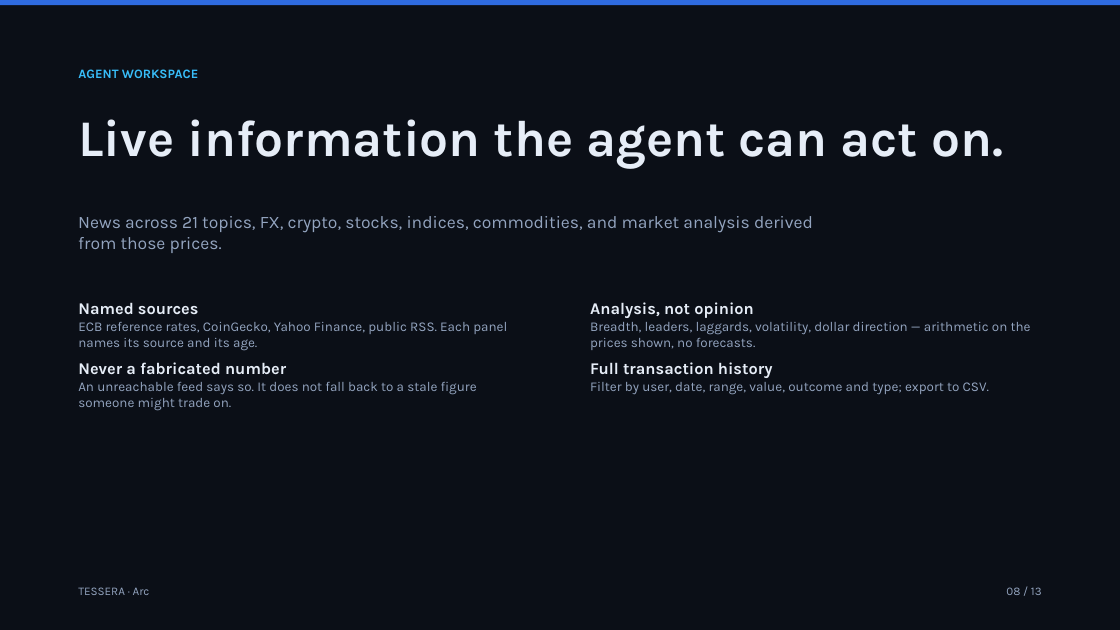
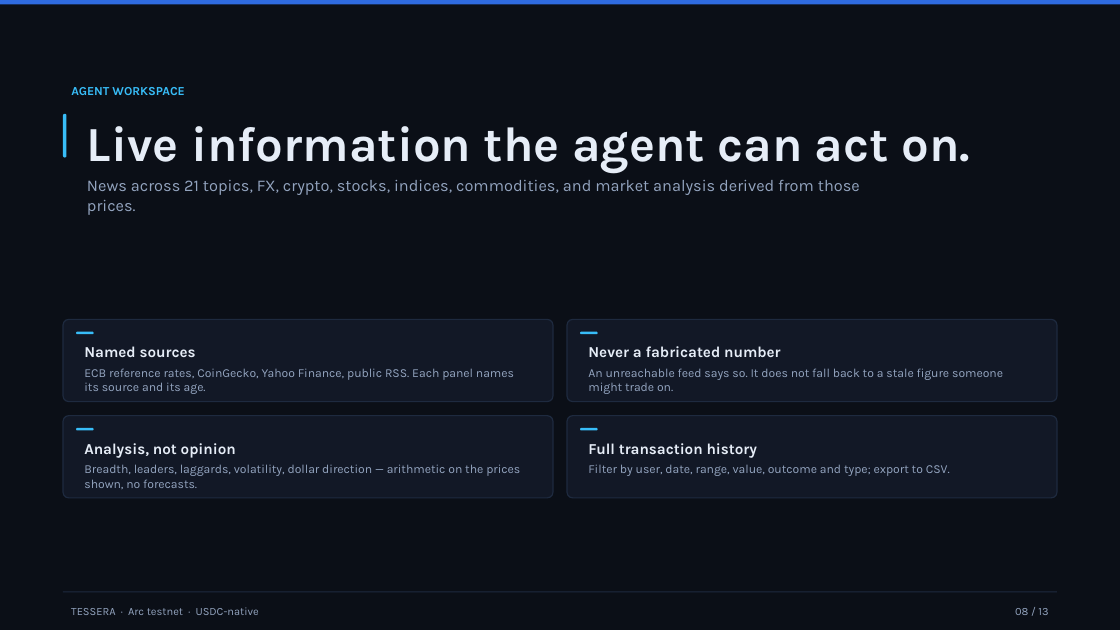
Before and after one commit to rgdtnhat/arc, a slide deck: slide 8 of docs/deck.pptx. Drawn at 1120x630 pixels with LibreOffice and Linux fonts; fonts in the diff are those of the drawing. Boxes give left, top, right and bottom in pixels: in the first picture for what was removed or moved away, otherwise in the second. Text is boxed around its words. In the diff, an @@ line names an element or a change of style, - is before the commit and + after.

```diff
--- a/docs/deck.pptx
+++ b/docs/deck.pptx
@@ text "AGENT WORKSPACE": place and size @@
-text "AGENT WORKSPACE" at <box>78,69,199,78</box>
+text "AGENT WORKSPACE" at <box>71,87,184,95</box>
@@ text "AGENT WORKSPACE" at <box>71,87,184,95</box>: size 11 to 10.5 pt @@
@@ rounded rectangle added at <box>63,113,66,157</box>, fill #38BDF8 @@
@@ text "Live information the agent can ...": place and size @@
-text "Live information the agent can ..." at <box>78,119,1003,169</box>
+text "Live information the agent can ..." at <box>87,126,970,173</box>
@@ text "Live information the agent can ..." at <box>87,126,970,173</box>: size 44 to 42 pt @@
@@ text "News across 21 topics, FX, ...": place and size @@
-text "News across 21 topics, FX, ..." at <box>78,216,813,253</box>
+text "News across 21 topics, FX, ..." at <box>87,180,860,215</box>
@@ text "News across 21 topics, FX, ..." at <box>87,180,860,215</box>: size 15 to 14 pt @@
@@ rounded rectangle added at <box>63,319,553,402</box>, fill #121826, outline #1E2A3F 1 pt @@
@@ rounded rectangle added at <box>567,319,1057,402</box>, fill #121826, outline #1E2A3F 1 pt @@
@@ text at <box>590,302,1031,350</box>: paragraphs removed @@
-Analysis, not opinion
-Breadth, leaders, laggards, volatility, dollar direction — arithmetic on the prices shown, no forecasts.
@@ text "Named sources": place and size @@
-text "Named sources" at <box>78,302,507,410</box>
+text "Named sources" at <box>84,346,514,394</box>
@@ text "Named sources" at <box>84,346,514,394</box>: size 14 to 13 pt in "Named sources"; size 11.5 to 10.5 pt in "ECB reference rates, CoinGecko, Yahoo Finance, public ..."; more space between paragraphs @@
@@ rounded rectangle added at <box>76,332,94,334</box>, fill #38BDF8 @@
@@ rounded rectangle added at <box>581,332,598,334</box>, fill #38BDF8 @@
@@ text added at <box>588,346,1003,394</box>, 10.5 pt, text #93A4BF @@
+Never a fabricated number
+An unreachable feed says so. It does not fall back to a stale figure someone might trade on.
@@ text at <box>78,382,477,410</box>: paragraphs removed @@
-Never a fabricated number
-An unreachable feed says so. It does not fall back to a stale figure someone might trade on.
@@ rounded rectangle added at <box>63,416,553,498</box>, fill #121826, outline #1E2A3F 1 pt @@
@@ rounded rectangle added at <box>567,416,1057,498</box>, fill #121826, outline #1E2A3F 1 pt @@
@@ rounded rectangle added at <box>76,428,94,430</box>, fill #38BDF8 @@
@@ text added at <box>84,443,520,489</box>, 10.5 pt, text #93A4BF @@
+Analysis, not opinion
+Breadth, leaders, laggards, volatility, dollar direction — arithmetic on the prices shown, no forecasts.
@@ text "Full transaction history": place and size @@
-text "Full transaction history" at <box>590,302,1031,394</box>
+text "Full transaction history" at <box>588,443,950,476</box>
@@ text "Full transaction history" at <box>588,443,950,476</box>: size 14 to 13 pt in "Full transaction history"; size 11.5 to 10.5 pt in "Filter by user, date, range, value, outcome ..."; less space between paragraphs; more space between paragraphs @@
@@ rounded rectangle added at <box>581,428,598,430</box>, fill #38BDF8 @@
@@ rectangle added at <box>63,592,1057,592</box>, fill #1E2A3F @@
@@ text at <box>71,607,259,615</box>: text changed; size 10 to 9.5 pt @@
-TESSERA · Arc
+TESSERA · Arc testnet · USDC-native
@@ text "08 / 13": place and size @@
-text "08 / 13" at <box>1006,587,1042,595</box>
+text "08 / 13" at <box>1015,608,1048,615</box>
@@ text "08 / 13" at <box>1015,608,1048,615</box>: size 10 to 9.5 pt @@
```
Also in this commit, not shown: 12 other slides changed, 2 other files.
